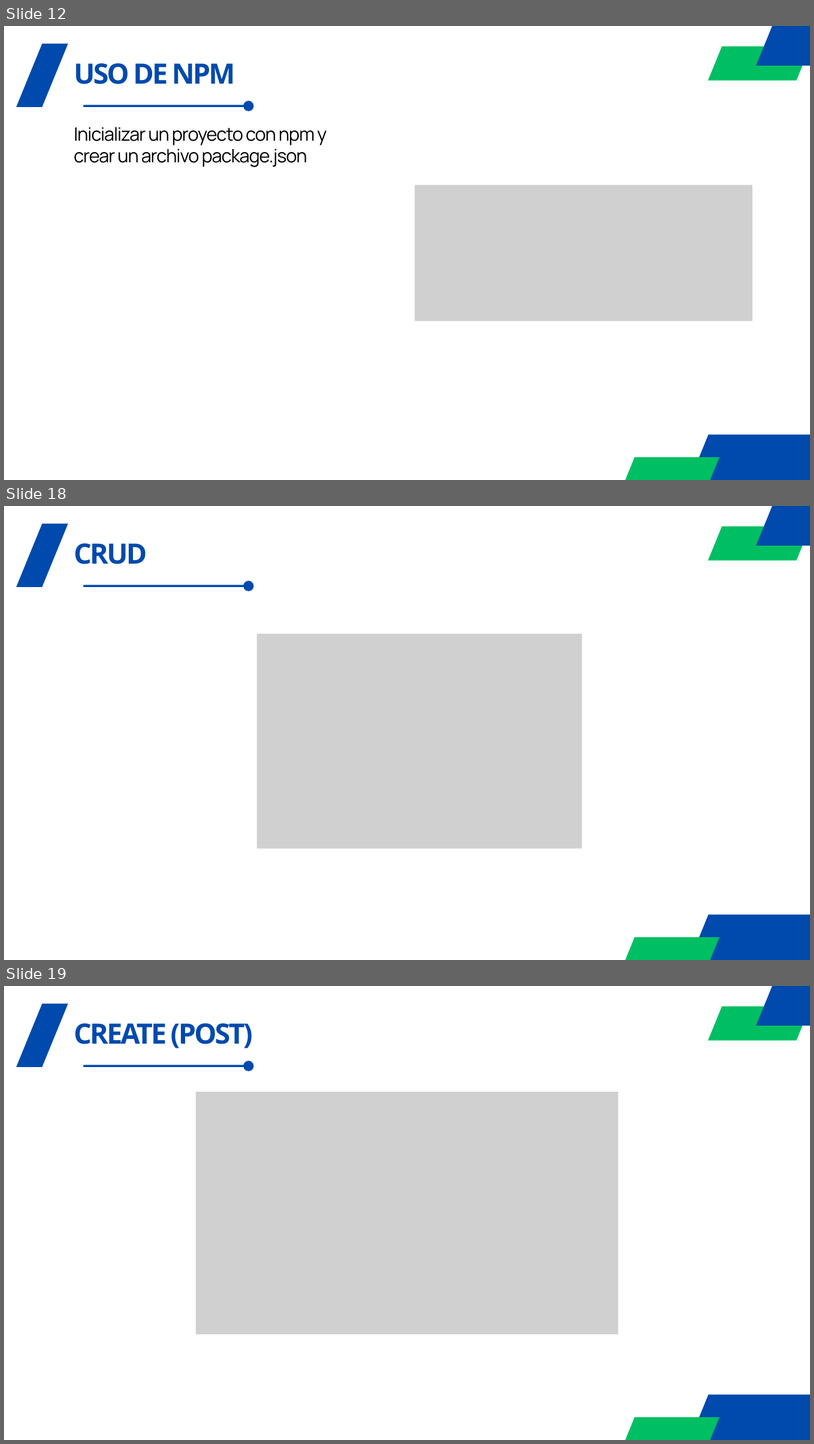
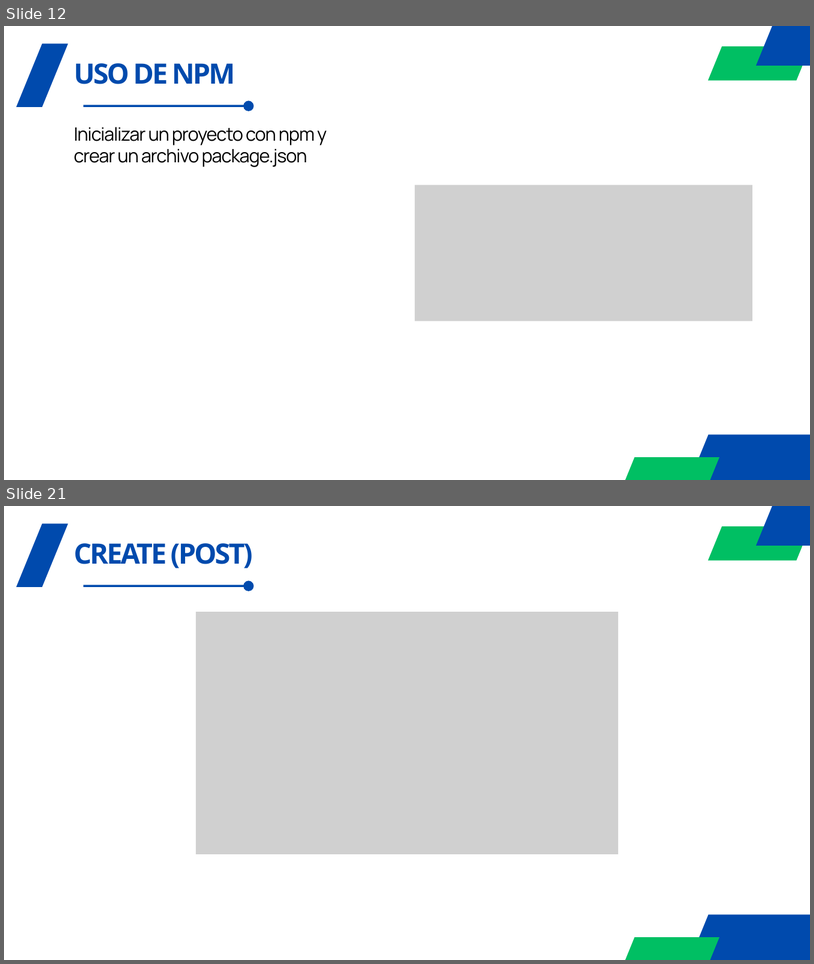
Before and after one commit to agorosti/programacion-servidores-web, a slide deck: Temario/Tema 8/08.- Tema 8 - Fundamentos NodeJS.pptx. Shown one above the other, each under a label of ours: slides 12, 18 and 19 before the commit, slides 12 and 21 after it; the slides between them are not shown. The pictures are 814x1444 and 814x964 pixels, drawn with LibreOffice and Linux fonts; fonts in the diff are those of the drawing; grey boxes stand for pictures. Boxes give left, top, right and bottom in pixels: in the first picture for what was removed or moved away, otherwise in the second. Text is boxed around its words. In the diff, an @@ line names an element or a change of style, - is before the commit and + after.

```diff
--- a/Temario/Tema 8/08.- Tema 8 - Fundamentos NodeJS.pptx
+++ b/Temario/Tema 8/08.- Tema 8 - Fundamentos NodeJS.pptx
@@ slide 18 removed at (4, 506, 810, 960), background #FFFFFF @@
@@ freeform shape removed at (759, 506, 810, 543) @@
@@ freeform shape removed at (16, 524, 68, 587) @@
@@ freeform shape removed at (711, 529, 807, 558) @@
@@ text removed at (74, 543, 147, 564) @@
-CRUD
@@ arrow removed from (83, 586) to (249, 586) @@
@@ picture removed at (257, 633, 582, 849) @@
@@ freeform shape removed at (690, 914, 810, 959) @@
@@ freeform shape removed at (626, 937, 720, 960) @@
@@ what was slide 19 is now slide 21 @@
```
Also in this commit, not shown: 5 slides changed, 7 slides added, 12 other files.
